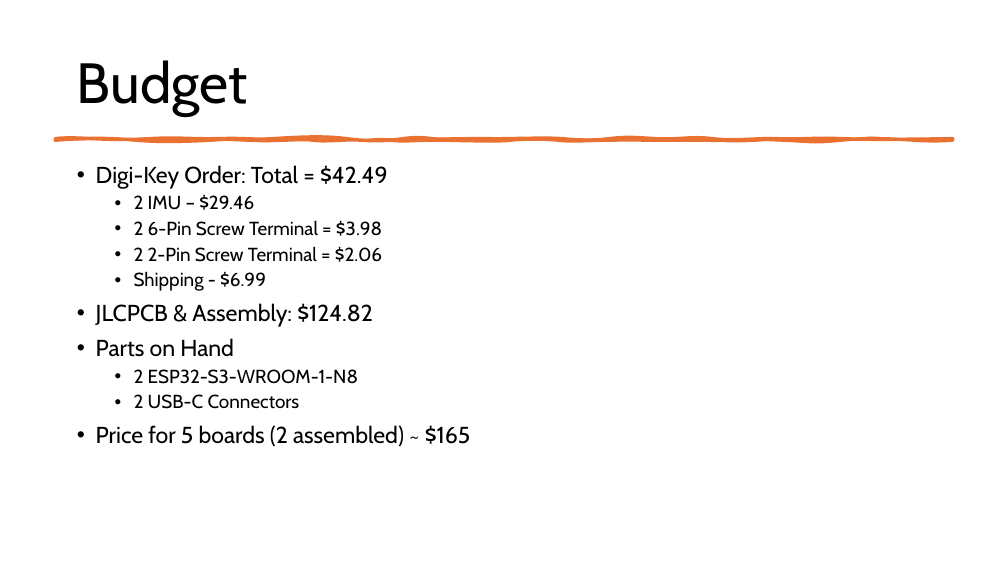
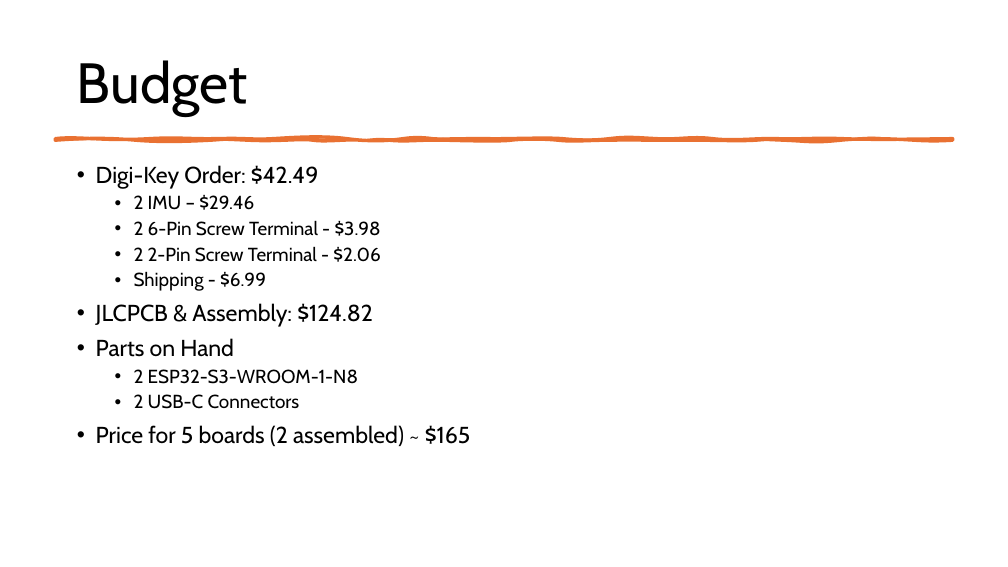
Before and after one commit to Tannyr-Singleterry/ECE590_SeniorDesign, a slide deck: slide 17 of Documents/FInal Presentation/Final_Presentation.pptx. Drawn at 1008x567 pixels with LibreOffice and Linux fonts; fonts in the diff are those of the drawing. Boxes give left, top, right and bottom in pixels: in the first picture for what was removed or moved away, otherwise in the second. Text is boxed around its words. In the diff, an @@ line names an element or a change of style, - is before the commit and + after.

Commit message:
Presentation work

```diff
--- a/Documents/FInal Presentation/Final_Presentation.pptx
+++ b/Documents/FInal Presentation/Final_Presentation.pptx
@@ text at <box>96,165,319,189</box>: text changed @@
-• Digi-Key Order: Total = $42.49
+• Digi-Key Order: $42.49
@@ text at <box>134,220,381,262</box>: text changed @@
-  • 2 6-Pin Screw Terminal = $3.98
-  • 2 2-Pin Screw Terminal = $2.06
+  • 2 6-Pin Screw Terminal - $3.98
+  • 2 2-Pin Screw Terminal - $2.06
```
Also in this commit, not shown: 6 other slides changed, 1 other file.
